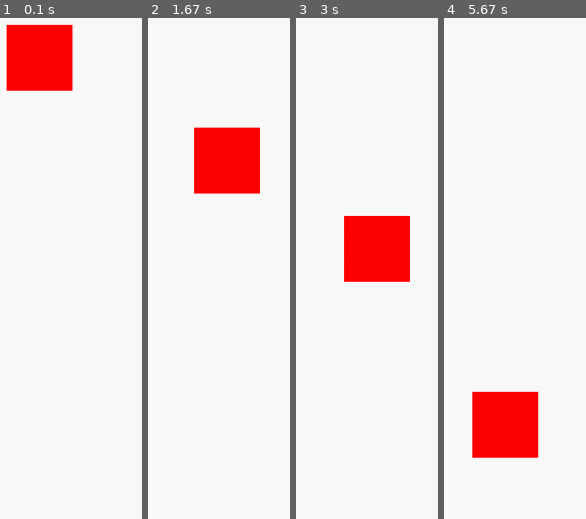
Above: before the commit, frames 1-4 (left to right).
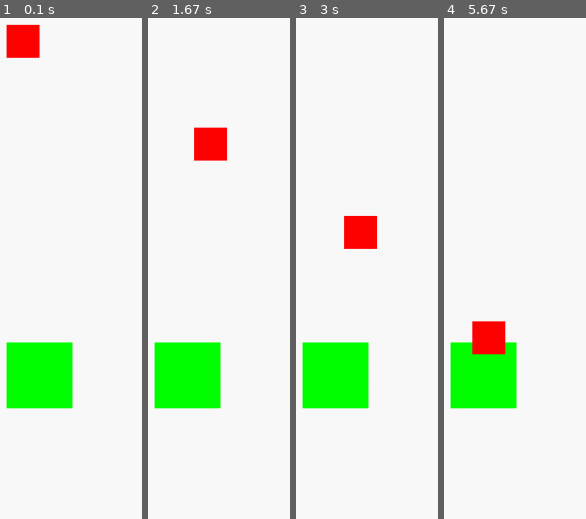
Above: after the commit, the same moments.

Repository: bouleaulama30/platformer_pygame
Game: pygame game, started from platformer_main.py
The game is run twice, just before and just after one commit, with the same random seed, the same clock (stepped at 60 frames per second) and the same inputs.
Inputs:
- Up to frame 1 (0.1 s): no input
- Up to frame 2 (1.67 s): hold Right 0.33-0.8 s; hold Right 0.83-1.3 s; hold Left from 1.33 s (still down)
- Up to frame 3 (3 s): release Left at 1.87 s; hold Left 1.9-2.3 s; hold Right 2.33-2.97 s
- Up to frame 4 (5.67 s): hold Left 3-3.47 s; hold Right 3.5-3.97 s; hold Right 4-4.47 s; hold Left 4.5-5.03 s; hold Left 5.07-5.47 s; hold Right from 5.5 s (still down)

The runs differ from the first frame. In frame 1, 11% of the frame differs, in the area x 4-52%, y 1-79%; in frame 2, 11%; in frame 3, 11%; in frame 4, 12%, in the area x 4-67%, y 60-88%.

Commit message:
ajout block(vert); test contact

Diff:
--- a/block.py
+++ /dev/null
@@ -1,11 +0,0 @@
-
-
-#création class block
-class Block:
-
-	def __init__(self, posx, posy,w,h,type):
-		self.posx= posx
-		self.posy= posy
-		self.w =w
-		self.h = h
-		self.type= type
--- a/platformer_main.py
+++ b/platformer_main.py
@@ -1,6 +1,6 @@
 import pygame
 from pygame.locals import *
-from block import Block
+
 
 
 pygame.init() # important
@@ -23,6 +23,17 @@
 		if pressed_keys[K_LEFT]:
 			player.posx -= facteur*dt
 
+class Block:
+
+	def __init__(self, posx, posy,w,h,type):
+		self.posx= posx
+		self.posy= posy
+		self.w =w
+		self.h = h
+		self.type= type
+		self.image= pygame.draw.rect(display, (0,255,0), ((posx, posy), (w, h)))
+
+
 vel=100 #importation vitesse (selon y), (à mettre dans classe?)
 
 display = pygame.display.set_mode((1366, 768)) # crée une surface pour la fenêtre (largeur, hauteur) de la fenetre
@@ -30,7 +41,10 @@
 last_time = pygame.time.get_ticks() # Pour le comptage du temps (get_ticks() renvoie le temps actuel en millisecondes)
 
 
-player= Player(10,10,100,100) #initialisation du joueur
+player= Player(10,10,50,50) #initialisation du joueur
+block_test= Block(10,500,100,100,'n') #initialisation block test
+
+
 
 
 # Boucle de rendu
@@ -53,12 +67,20 @@
 	player.move_left(100)
 
 
+
 	# Ici se fera le calcul de la physique du jeu
+	#condition de contact test
+	if player.posy +player.w  >= block_test.posy and player.posx<=block_test.posx+100:
+		vel=0
+	else: vel=100
+
 	player.posy+= vel*dt #gravité
 
 
+
 	# Ici se fera le dessin de la scène
-	player= Player(player.posx,player.posy,100,100) #maj du joueur
+	block_test= Block(10,500,100,100,'n') #maj block
+	player= Player(player.posx,player.posy,50,50) #maj du joueur
 	pygame.display.update() # Mise à jour de l'affichage
 
 pygame.quit() # important
